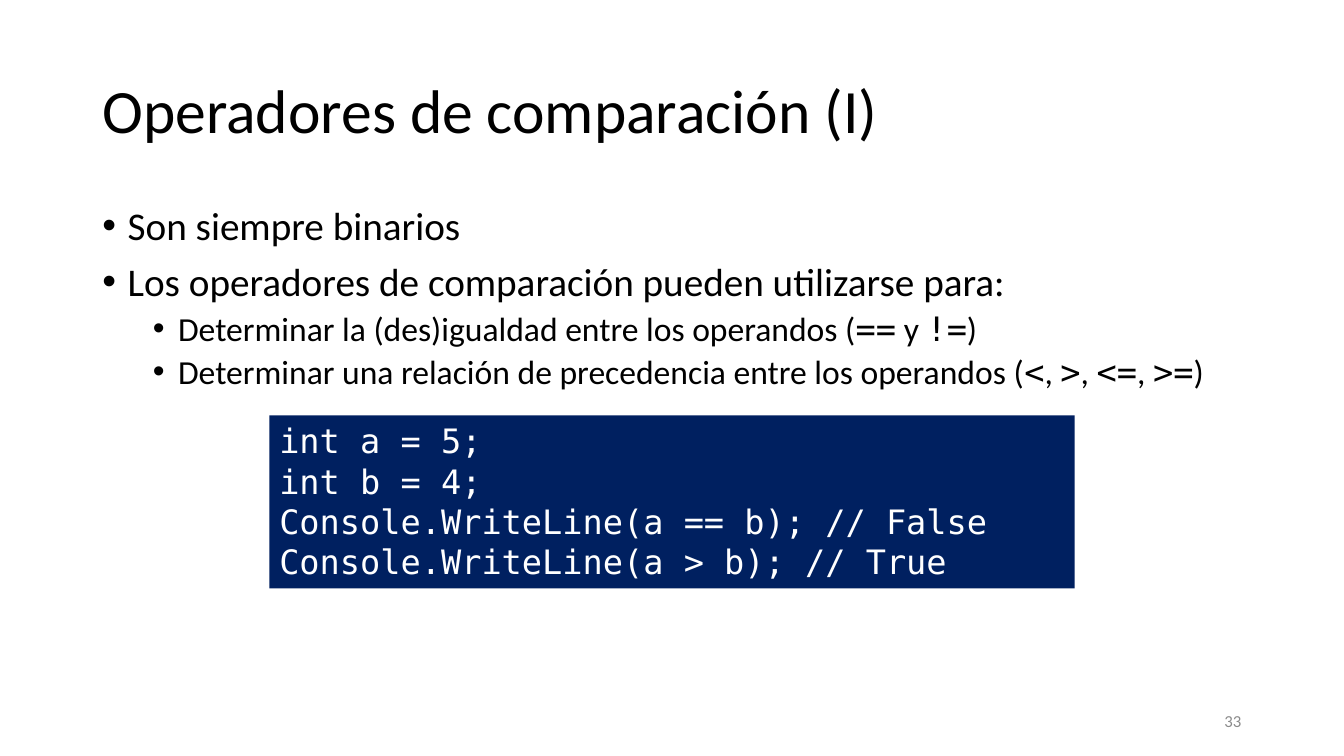
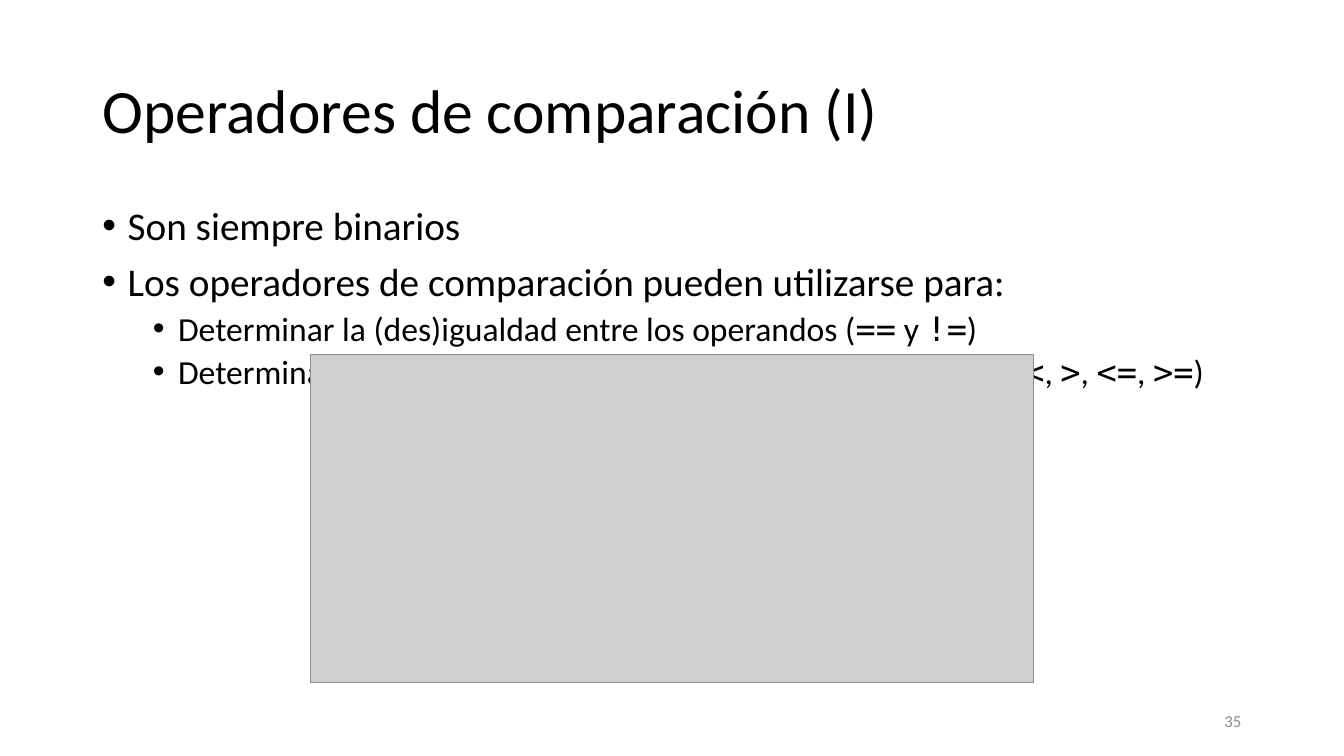
Before and after one commit to SergioLuis/hour-of-code-uva-2021, a slide deck: slide 35 of slides.pptx (slide 33 before the commit). Drawn at 1344x756 pixels with LibreOffice and Linux fonts; fonts in the diff are those of the drawing; grey boxes stand for pictures. Boxes give left, top, right and bottom in pixels: in the first picture for what was removed or moved away, otherwise in the second. Text is boxed around its words. In the diff, an @@ line names an element or a change of style, - is before the commit and + after.

```diff
--- a/slides.pptx
+++ b/slides.pptx
@@ picture added at bbox=[311, 355, 1034, 683] @@
@@ rectangle removed at bbox=[269, 415, 1075, 589] @@
-int a = 5;
-int b = 4;
-Console.WriteLine(a == b); // False
-Console.WriteLine(a > b); // True
@@ page number at bbox=[1224, 716, 1241, 727]: text changed @@
-33
+35
```
Also in this commit, not shown: 19 other slides changed, 26 slides added, 11 other files.
